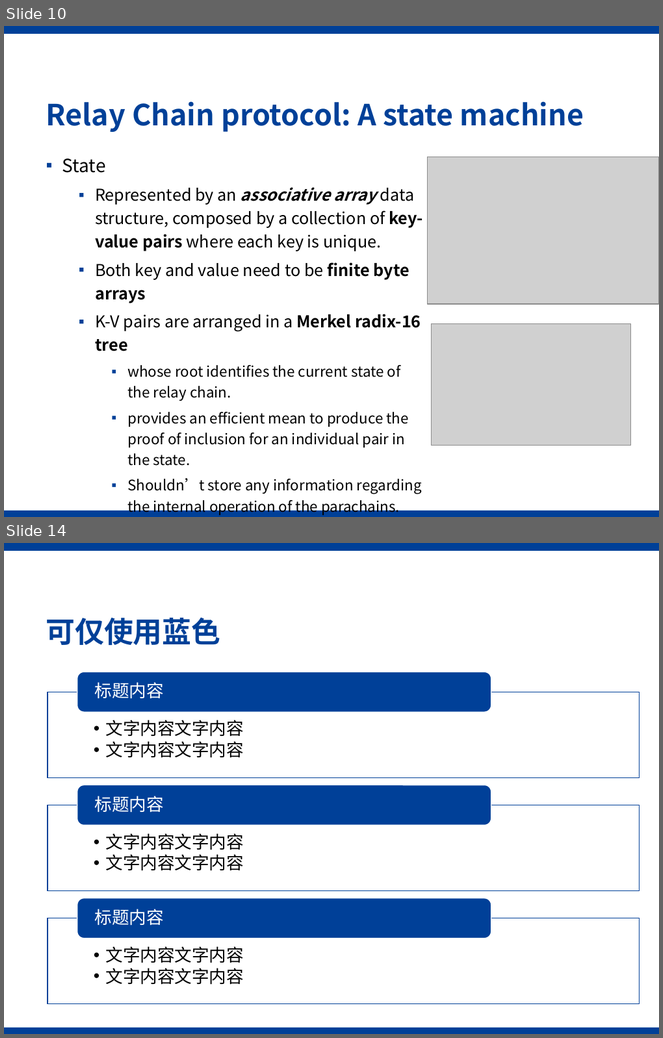
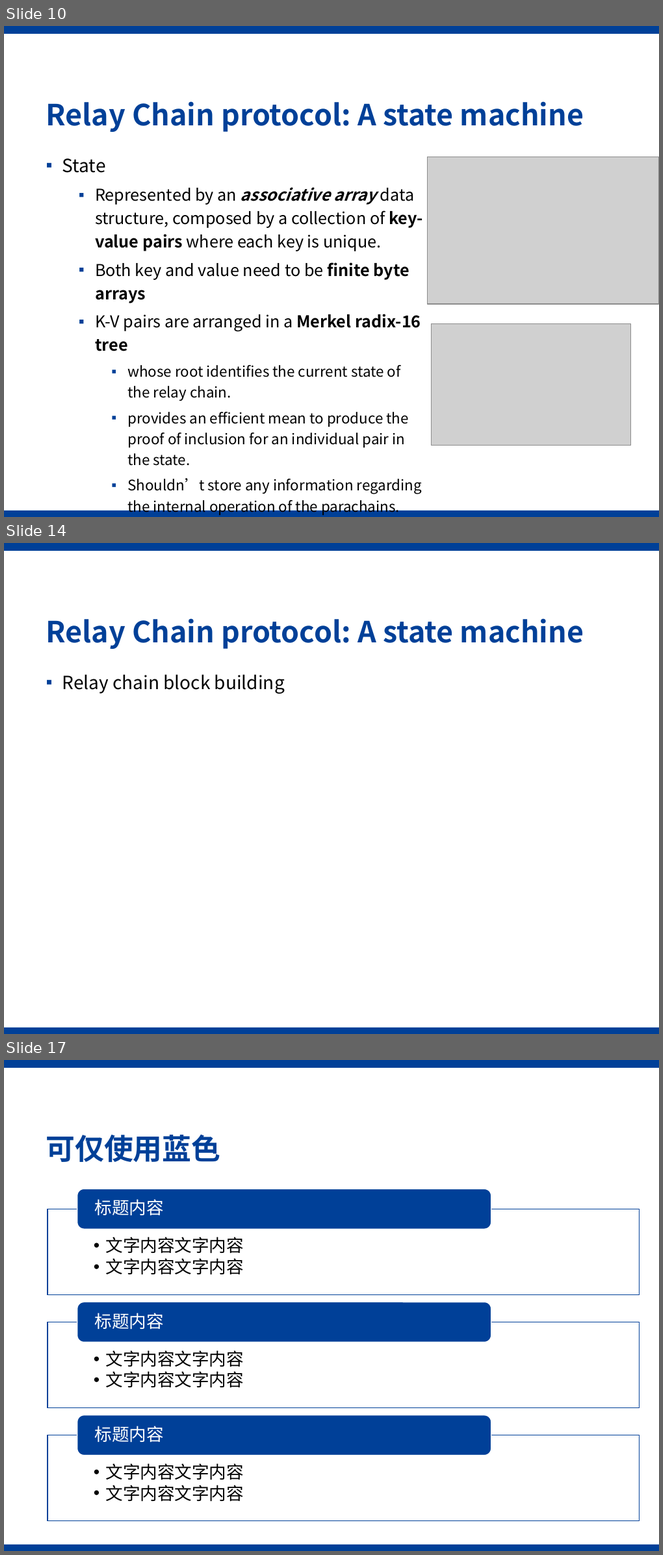
Before and after one commit to Voidkai/Polkadot, a slide deck: Polkadot-PPT.pptx. Shown one above the other, each under a label of ours: slides 10 and 14 before the commit, slides 10, 14 and 17 after it; the slides between them are not shown. The pictures are 663x1038 and 663x1555 pixels, drawn with LibreOffice and Linux fonts; fonts in the diff are those of the drawing; grey boxes stand for pictures; background and template pictures are left out. Boxes give left, top, right and bottom in pixels: in the first picture for what was removed or moved away, otherwise in the second. Text is boxed around its words. In the diff, an @@ line names an element or a change of style, - is before the commit and + after.

```diff
--- a/Polkadot-PPT.pptx
+++ b/Polkadot-PPT.pptx
@@ slide 14 added at (4, 543, 659, 1034), background #FFFFFF; not listed: 2 template elements that a slide beside it also shows @@
@@ title added at (46, 618, 584, 649), 32 pt, text #004098, bold @@
+Relay Chain protocol: A state machine
@@ text added at (62, 674, 285, 694), 20 pt, text #000000 @@
+▪ Relay chain block building
@@ what was slide 14 is now slide 17 @@
```
Also in this commit, not shown: 7 slides changed, 2 other slides added.
